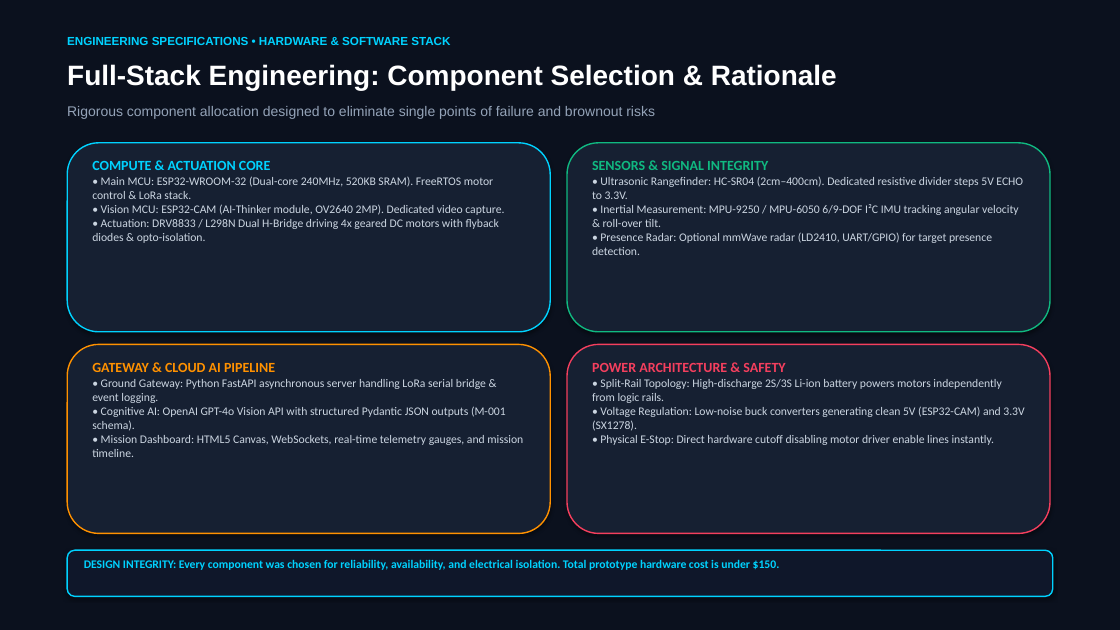
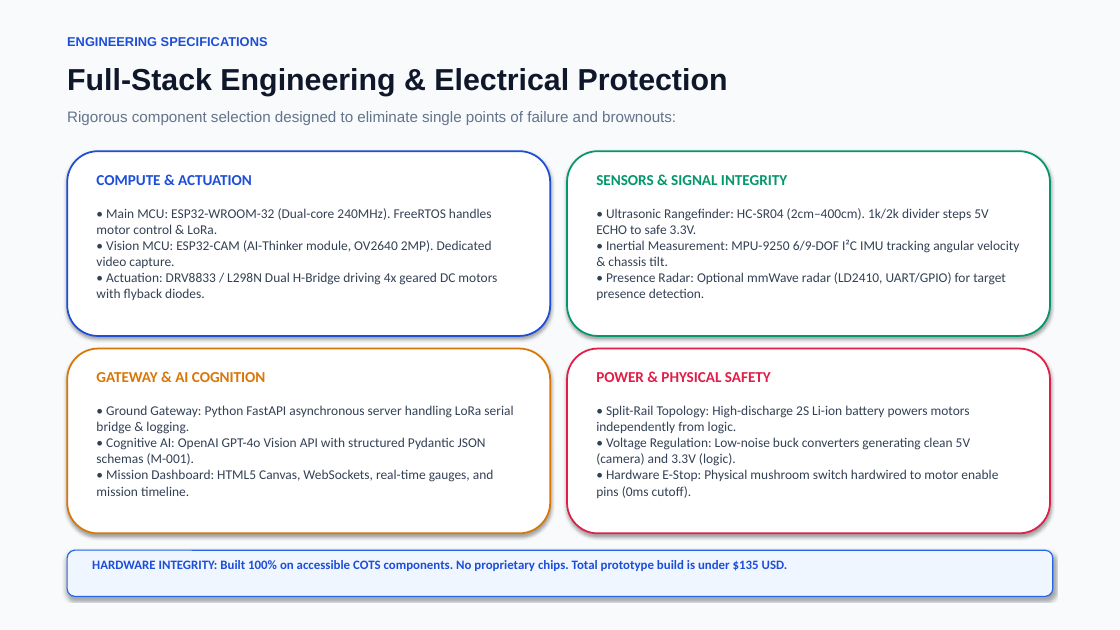
Before and after one commit to nishitapatil7/sangola-ppt, a slide deck: slide 9 of AURA_X_Winning_Hackathon_Pitch_Deck.pptx. Drawn at 1120x630 pixels with LibreOffice and Linux fonts; fonts in the diff are those of the drawing. Boxes give left, top, right and bottom in pixels: in the first picture for what was removed or moved away, otherwise in the second. Text is boxed around its words. In the diff, an @@ line names an element or a change of style, - is before the commit and + after.

Commit message:
Update PPT to high-impact light mode: concise copy, large fonts, team members added, and cost slide removed

```diff
--- a/AURA_X_Winning_Hackathon_Pitch_Deck.pptx
+++ b/AURA_X_Winning_Hackathon_Pitch_Deck.pptx
@@ rectangle at (x1=0, y1=0, x2=1120, y2=630): fill #0B111E to #F8FAFC @@
@@ text at (x1=67, y1=37, x2=268, y2=46): text changed; size 10 to 11 pt; text colour #00D2FF to #1D4ED8 @@
-ENGINEERING SPECIFICATIONS • HARDWARE & SOFTWARE STACK
+ENGINEERING SPECIFICATIONS
@@ text at (x1=67, y1=68, x2=728, y2=96): text changed; size 24 to 26 pt; text colour #FFFFFF to #0F172A @@
-Full-Stack Engineering: Component Selection & Rationale
+Full-Stack Engineering & Electrical Protection
@@ text at (x1=67, y1=111, x2=676, y2=125): text changed; size 12 to 13 pt; text colour #94A3B8 to #64748B @@
-Rigorous component allocation designed to eliminate single points of failure and brownout risks
+Rigorous component selection designed to eliminate single points of failure and brownouts:
@@ rounded rectangle resized from (x1=67, y1=143, x2=550, y2=332) to (x1=67, y1=151, x2=550, y2=336) @@
@@ rounded rectangle at (x1=67, y1=151, x2=550, y2=336): fill #162032 to #FFFFFF; outline #00D2FF 1.2 pt to #1D4ED8 1.5 pt @@
@@ text at (x1=96, y1=175, x2=497, y2=300): text changed; size 10 to 11.5 pt; text colour #CBD5E1 to #334155 @@
-COMPUTE & ACTUATION CORE
-• Main MCU: ESP32-WROOM-32 (Dual-core 240MHz, 520KB SRAM). FreeRTOS motor control & LoRa stack.
-• Vision MCU: ESP32-CAM (AI-Thinker module, OV2640 2MP). Dedicated video capture.
-• Actuation: DRV8833 / L298N Dual H-Bridge driving 4x geared DC motors with flyback diodes & opto-isolation.
+COMPUTE & ACTUATION
+• Main MCU: ESP32-WROOM-32 (Dual-core 240MHz). FreeRTOS handles motor control & LoRa.
+• Vision MCU: ESP32-CAM (AI-Thinker module, OV2640 2MP). Dedicated video capture.
+• Actuation: DRV8833 / L298N Dual H-Bridge driving 4x geared DC motors with flyback diodes.
@@ rounded rectangle resized from (x1=567, y1=143, x2=1050, y2=332) to (x1=567, y1=151, x2=1050, y2=336) @@
@@ rounded rectangle at (x1=567, y1=151, x2=1050, y2=336): fill #162032 to #FFFFFF; outline #10B981 1.2 pt to #059669 1.5 pt @@
@@ text "SENSORS & SIGNAL INTEGRITY" moved from (x1=592, y1=161, x2=1023, y2=255) to (x1=596, y1=175, x2=1019, y2=300) @@
@@ text at (x1=596, y1=175, x2=787, y2=185): size 12 to 13 pt, text colour #10B981 to #059669 in "SENSORS & SIGNAL INTEGRITY" @@
@@ text at (x1=596, y1=208, x2=1019, y2=300): text changed; size 10 to 11.5 pt; text colour #CBD5E1 to #334155 @@
-• Ultrasonic Rangefinder: HC-SR04 (2cm–400cm). Dedicated resistive divider steps 5V ECHO to 3.3V.
-• Inertial Measurement: MPU-9250 / MPU-6050 6/9-DOF I²C IMU tracking angular velocity & roll-over tilt.
-• Presence Radar: Optional mmWave radar (LD2410, UART/GPIO) for target presence detection.
+• Ultrasonic Rangefinder: HC-SR04 (2cm–400cm). 1k/2k divider steps 5V ECHO to safe 3.3V.
+• Inertial Measurement: MPU-9250 6/9-DOF I²C IMU tracking angular velocity & chassis tilt.
+• Presence Radar: Optional mmWave radar (LD2410, UART/GPIO) for target presence detection.
@@ rounded rectangle resized from (x1=67, y1=344, x2=550, y2=534) to (x1=67, y1=349, x2=550, y2=534) @@
@@ rounded rectangle at (x1=67, y1=349, x2=550, y2=534): fill #162032 to #FFFFFF; outline #FF9100 1.2 pt to #D97706 1.5 pt @@
@@ rounded rectangle resized from (x1=567, y1=344, x2=1050, y2=534) to (x1=567, y1=349, x2=1050, y2=534) @@
@@ rounded rectangle at (x1=567, y1=349, x2=1050, y2=534): fill #162032 to #FFFFFF; outline #F43F5E 1.2 pt to #E11D48 1.5 pt @@
@@ text at (x1=96, y1=372, x2=513, y2=496): text changed; size 10 to 11.5 pt; text colour #CBD5E1 to #334155 @@
-GATEWAY & CLOUD AI PIPELINE
-• Ground Gateway: Python FastAPI asynchronous server handling LoRa serial bridge & event logging.
-• Cognitive AI: OpenAI GPT-4o Vision API with structured Pydantic JSON outputs (M-001 schema).
-• Mission Dashboard: HTML5 Canvas, WebSockets, real-time telemetry gauges, and mission timeline.
+GATEWAY & AI COGNITION
+• Ground Gateway: Python FastAPI asynchronous server handling LoRa serial bridge & logging.
+• Cognitive AI: OpenAI GPT-4o Vision API with structured Pydantic JSON schemas (M-001).
+• Mission Dashboard: HTML5 Canvas, WebSockets, real-time gauges, and mission timeline.
@@ text at (x1=596, y1=372, x2=998, y2=498): text changed; size 10 to 11.5 pt; text colour #CBD5E1 to #334155 @@
-POWER ARCHITECTURE & SAFETY
-• Split-Rail Topology: High-discharge 2S/3S Li-ion battery powers motors independently from logic rails.
-• Voltage Regulation: Low-noise buck converters generating clean 5V (ESP32-CAM) and 3.3V (SX1278).
-• Physical E-Stop: Direct hardware cutoff disabling motor driver enable lines instantly.
+POWER & PHYSICAL SAFETY
+• Split-Rail Topology: High-discharge 2S Li-ion battery powers motors independently from logic.
+• Voltage Regulation: Low-noise buck converters generating clean 5V (camera) and 3.3V (logic).
+• Hardware E-Stop: Physical mushroom switch hardwired to motor enable pins (0ms cutoff).
@@ rounded rectangle at (x1=67, y1=550, x2=1053, y2=597): fill #0F172A to #EFF6FF; outline #00D2FF 1.2 pt to #2563EB 1 pt @@
@@ text at (x1=92, y1=560, x2=788, y2=571): text changed; size 10 to 11 pt; text colour #00D2FF to #1D4ED8 @@
-DESIGN INTEGRITY: Every component was chosen for reliability, availability, and electrical isolation. Total prototype hardware cost is under $150.
+HARDWARE INTEGRITY: Built 100% on accessible COTS components. No proprietary chips. Total prototype build is under $135 USD.
```
Also in this commit, not shown: 7 other slides changed, 4 slides added, 6 slides removed, 2 other files.
